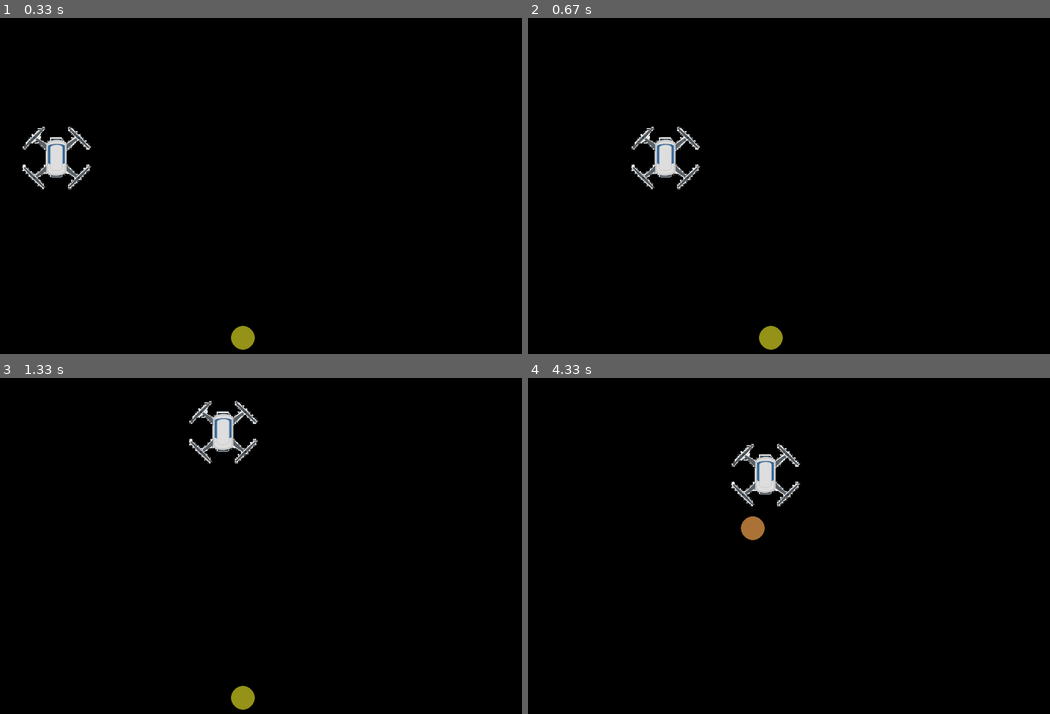
Above: before the commit, frames 1-4 (two rows, left to right).
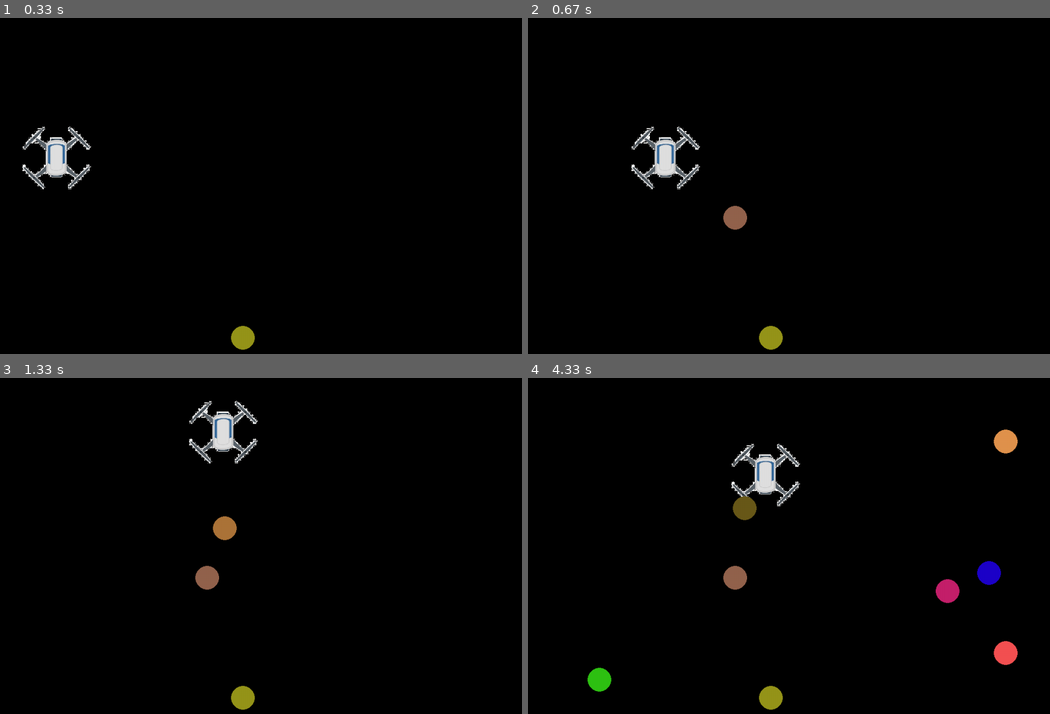
Above: after the commit, the same moments.

Repository: rigvedepur/Fll-Pygame
Game: pygame game, started from game.py
Same seed, same stepped clock (60 frames per second), same inputs: the game is played once before the commit and once after it.
Inputs:
- Up to frame 1 (0.33 s): no input
- Up to frame 2 (0.67 s): hold Right from 0.33 s (still down)
- Up to frame 3 (1.33 s): release Right at 0.8 s; hold Up 0.83-1.13 s; hold Right from 1.17 s (still down)
- Up to frame 4 (4.33 s): release Right at 1.63 s; hold Left 1.67-2.2 s; hold Down 2.23-2.53 s; hold Left 2.57-2.97 s; hold Up 3-3.37 s; hold Right 3.4-4.03 s; hold Down from 4.07 s (still down)

Frame 1 is identical in both runs. In frame 2, 0.3% of the frame differs, in the area x 37-42%, y 55-64%; in frame 3, 0.5%; in frame 4, 2.3%, in the area x 11-94%, y 15-99%.

Commit message:
balls spawing and disappearing with timer

Diff:
--- a/game.py
+++ b/game.py
@@ -16,8 +16,11 @@
 moving_down = False
 moving_up = False
 clock = pygame.time.Clock()
+ballDestroyed = False
 
 player_rect = pygame.Rect(player_pos[0], player_pos[1], player.get_width(), player.get_height())
+
+ball_timer_index = 2
 
 class Ball:
         def __init__(self, x, y, radius, color):
@@ -25,6 +28,7 @@
             self.y = y
             self.radius = radius
             self.color = color
+
 
         def draw(self, screen):
             pygame.draw.circle(screen, self.color, (self.x, self.y), self.radius)
@@ -34,45 +38,43 @@
             ball_rect = pygame.Rect(ball_pos[0], ball_pos[1], 50, 50)
             return ball_rect
 
+        def create_timer(self, ball_timer_index):
+
+            self.TIMEREVENT = pygame.USEREVENT + ball_timer_index
+            pygame.time.set_timer(self.TIMEREVENT, 6000)
 
 
+
+TIMEREVENT = pygame.USEREVENT + 1
+pygame.time.set_timer(TIMEREVENT, 500)
 
 
 balls = []
 
 def create_random_ball():
+    global ball_timer_index
     x = random.randint(0, 1200)
     y = random.randint(0, 800)
     radius = 25
     color = (random.randint(0, 255), random.randint(0, 255), random.randint(0, 255))
     ball = Ball(x, y, radius, color)
+    ball.create_timer(ball_timer_index)
+    ball_timer_index += 1
+    balls.append(ball)
     return ball
-
-# num_balls = 10
-# for _ in range(num_balls):
-#     x = random.randint(0, 1200)
-#     y = random.randint(0, 800)
-#     radius = 25
-#     color = (random.randint(0, 255), random.randint(0, 255), random.randint(0, 255))
-#     ball = Ball(x, y, radius, color)
-#     balls.append(ball)
-
-TIMEREVENT = pygame.USEREVENT + 1
-pygame.time.set_timer(TIMEREVENT, 2000)
-
-TIMEREVENT2 = pygame.USEREVENT + 1
-pygame.time.set_timer(TIMEREVENT2, 2000)
 
 
 ball = create_random_ball()
-collidedWithBall = False
-ball2 = create_random_ball()
 
 running = True
 while running:
     screen.fill((0, 0, 0))
     screen.blit(player, player_pos)
-    ball.draw(screen)
+
+    if len(balls) != 0:
+        for ball in balls:
+            ball.draw(screen)
+
     if moving_left == True:
         player_pos[0] -= 10
     if moving_right == True:
@@ -107,26 +109,24 @@
                 moving_up = False
             if event.key == pygame.K_DOWN:
                 moving_down = False
+
         if event.type == TIMEREVENT:
-            ball = create_random_ball()
-        ball_rect = ball.createRectForBall()
+            create_random_ball()
+            print(f"Number of balls: {len(balls)}")
 
-        if player_rect.colliderect(ball_rect):
-            print("Ball has collided with player")
-            collidedWithBall = True
-            TIMEREVENT2 = pygame.USEREVENT + 1
-            pygame.time.set_timer(TIMEREVENT2, 2000)
-        if collidedWithBall:
-            ball2.draw(screen)
-            collidedWithBall = False
-        if event.type == TIMEREVENT2:
-            ball2 = create_random_ball()
-            balls.append(ball2)
-            try:
-                balls.pop()
-            except:
-                pass
-            print(str(balls))
+        for ball in balls:
+            if event.type == ball.TIMEREVENT:
+                balls.remove(ball)
+
+
+
+        for ball in balls:
+            if player_rect.colliderect(ball.createRectForBall()):
+                print("Collision detected")
+                balls.remove(ball)
+
+
+
 
 
 
